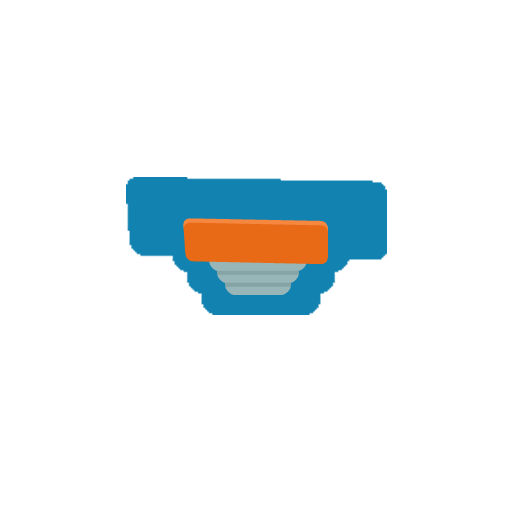
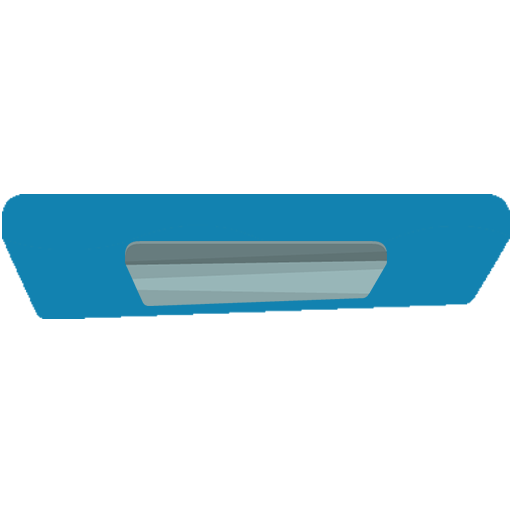
Layered file, before and after one edit (512 x 512). Changes by layer:
added layer "ground_stone" above "Layer 3" over [125, 241, 387, 306]
added layer "Layer 2" over [2, 194, 510, 319]
